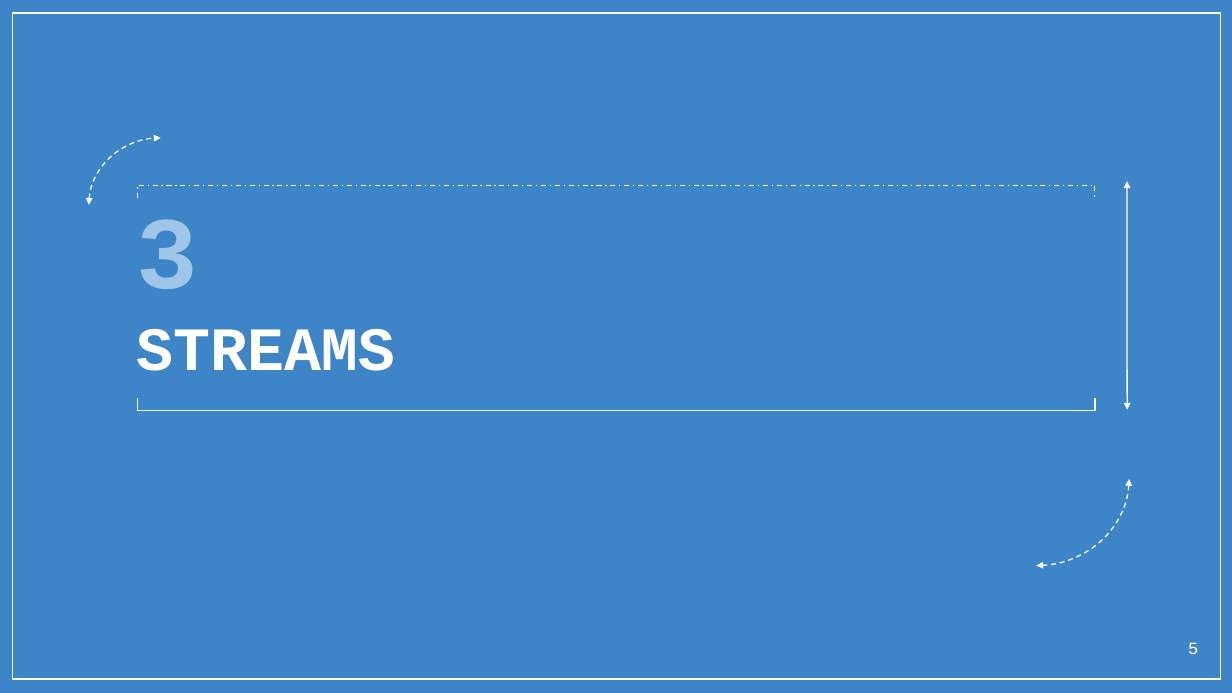
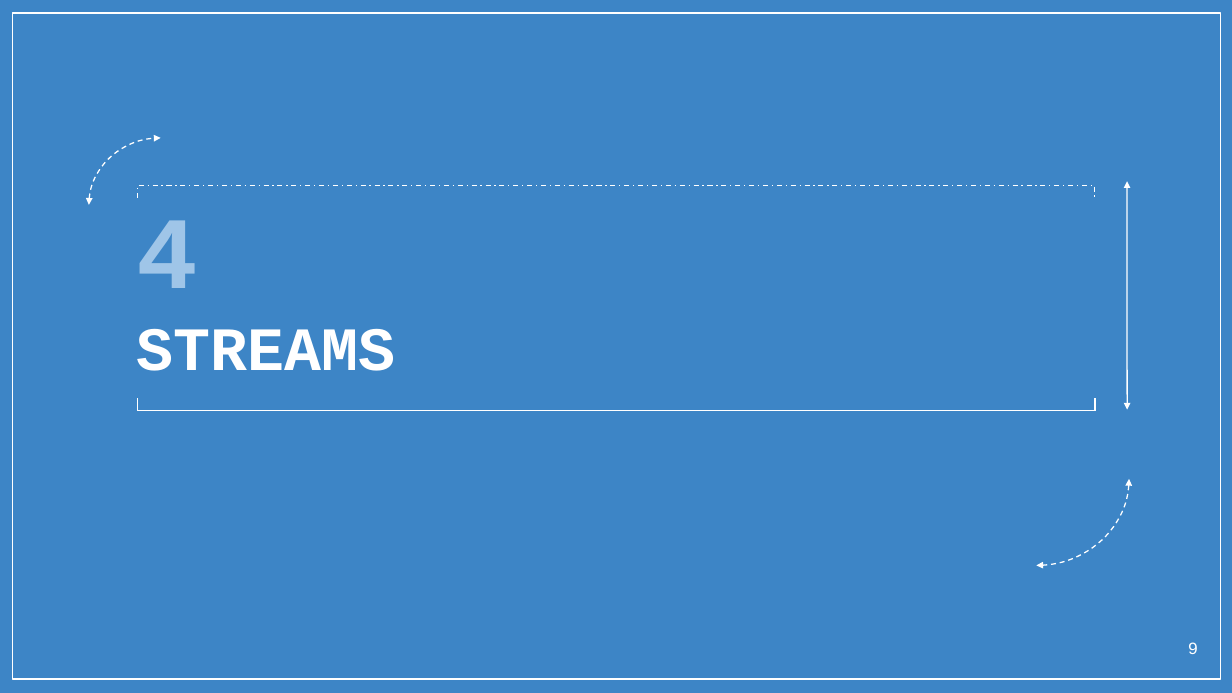
Before and after one commit to ghousek1/trashcan, a slide deck: slide 9 of Java8Features.pptx (slide 5 before the commit). Drawn at 1232x693 pixels with LibreOffice and Linux fonts; fonts in the diff are those of the drawing; background and template pictures are left out. Boxes give left, top, right and bottom in pixels: in the first picture for what was removed or moved away, otherwise in the second. Text is boxed around its words. In the diff, an @@ line names an element or a change of style, - is before the commit and + after.

```diff
--- a/Java8Features.pptx
+++ b/Java8Features.pptx
@@ text at (136, 220, 395, 371): text changed @@
-3
-STREAMS
+4
+STREAMS
@@ page number at (1188, 642, 1198, 654): text changed @@
-5
+9
```
Also in this commit, not shown: 5 other slides changed, 7 slides added, 3 slides removed.
